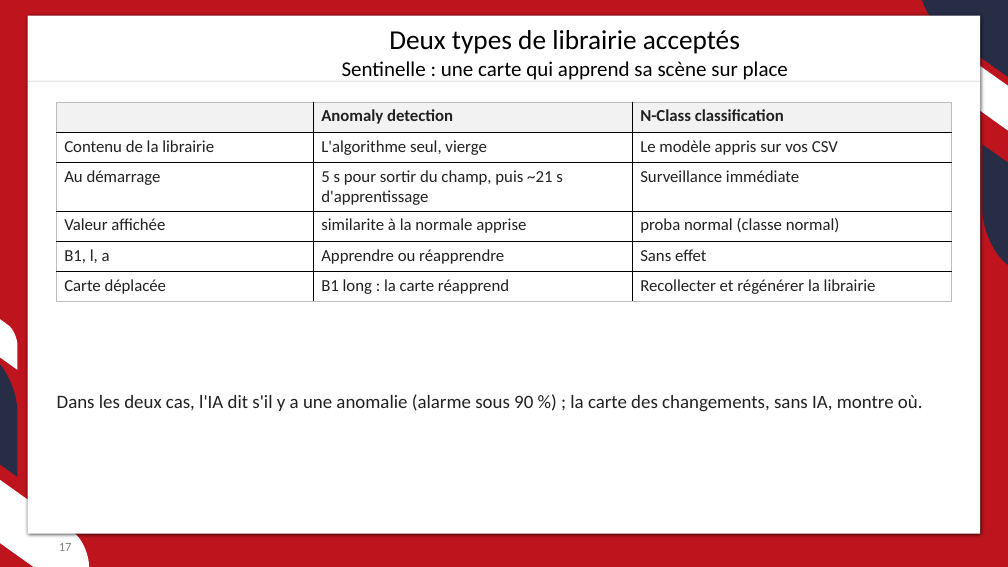
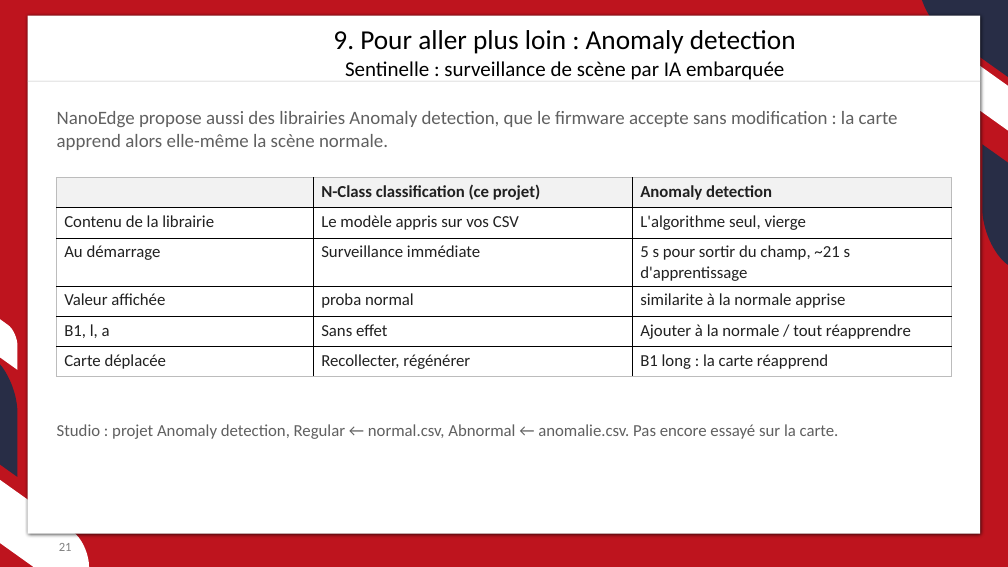
Before and after one commit to JC-Toussaint/ST_Phelma_Hackathon, a slide deck: slide 21 of sentinelle/sentinelle.pptx (slide 17 before the commit). Drawn at 1008x567 pixels with LibreOffice and Linux fonts; fonts in the diff are those of the drawing; background and template pictures are left out. Boxes give left, top, right and bottom in pixels: in the first picture for what was removed or moved away, otherwise in the second. Text is boxed around its words. In the diff, an @@ line names an element or a change of style, - is before the commit and + after.

```diff
--- a/sentinelle/sentinelle.pptx
+++ b/sentinelle/sentinelle.pptx
@@ text at [333,30,796,80]: text changed @@
-Deux types de librairie acceptés
-Sentinelle : une carte qui apprend sa scène sur place
+9. Pour aller plus loin : Anomaly detection
+Sentinelle : surveillance de scène par IA embarquée
@@ text added at [57,111,898,150], 18 pt, text #606060 @@
+NanoEdge propose aussi des librairies Anomaly detection, que le firmware accepte sans modification : la carte apprend alors elle-même la scène normale.
@@ table at [57,178,952,373] @@
-row 1, column 2: Anomaly detection
+row 1, column 2: N-Class classification (ce projet)
-row 1, column 3: N-Class classification
+row 1, column 3: Anomaly detection
-row 2, column 2: L'algorithme seul, vierge
+row 2, column 2: Le modèle appris sur vos CSV
-row 2, column 3: Le modèle appris sur vos CSV
+row 2, column 3: L'algorithme seul, vierge
-row 3, column 2: 5 s pour sortir du champ, puis ~21 s d'apprentissage
+row 3, column 2: Surveillance immédiate
-row 3, column 3: Surveillance immédiate
+row 3, column 3: 5 s pour sortir du champ, ~21 s d'apprentissage
-row 4, column 2: similarite à la normale apprise
+row 4, column 2: proba normal
-row 4, column 3: proba normal (classe normal)
+row 4, column 3: similarite à la normale apprise
-row 5, column 2: Apprendre ou réapprendre
+row 5, column 2: Sans effet
-row 5, column 3: Sans effet
+row 5, column 3: Ajouter à la normale / tout réapprendre
-row 6, column 2: B1 long : la carte réapprend
+row 6, column 2: Recollecter, régénérer
-row 6, column 3: Recollecter et régénérer la librairie
+row 6, column 3: B1 long : la carte réapprend
@@ table: place and size @@
-table at [57,102,952,298]
+table at [57,178,952,373]
@@ text removed at [57,394,923,412] @@
-Dans les deux cas, l'IA dit s'il y a une anomalie (alarme sous 90 %) ; la carte des changements, sans IA, montre où.
@@ text added at [57,424,839,439], 16 pt, text #606060 @@
+Studio : projet Anomaly detection, Regular ← normal.csv, Abnormal ← anomalie.csv. Pas encore essayé sur la carte.
@@ page number at [59,543,72,551]: text changed @@
-17
+21
```
Also in this commit, not shown: 20 other slides changed, 1 slide added, 1 slide removed, 8 other files.
